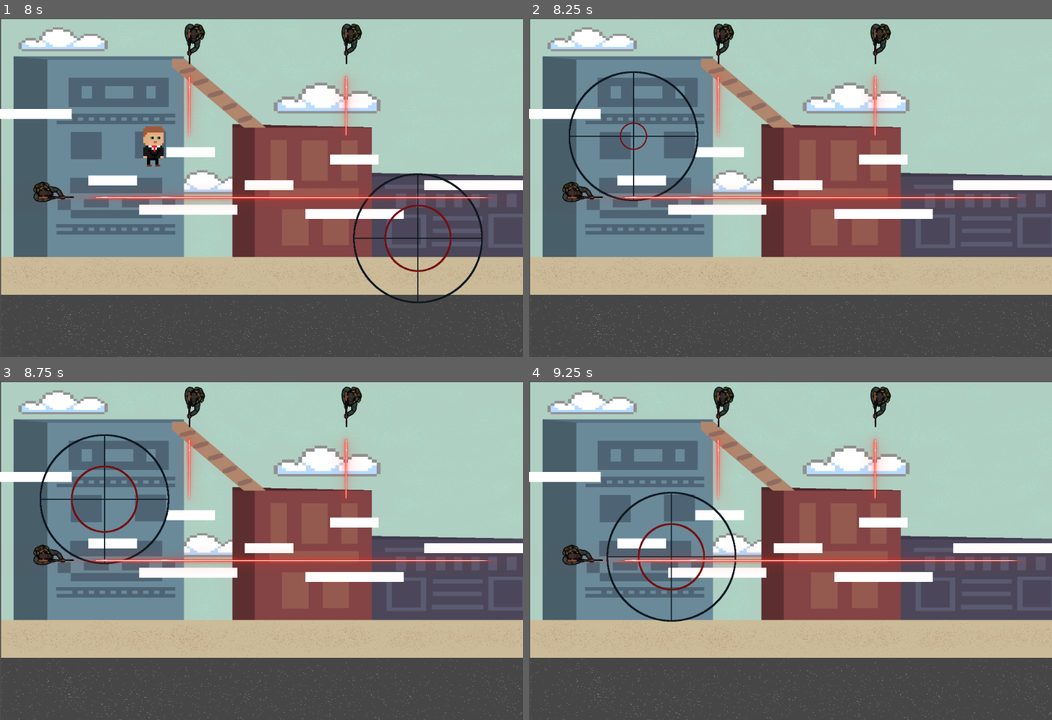
Above: before the commit, frames 1-4 (two rows, left to right).
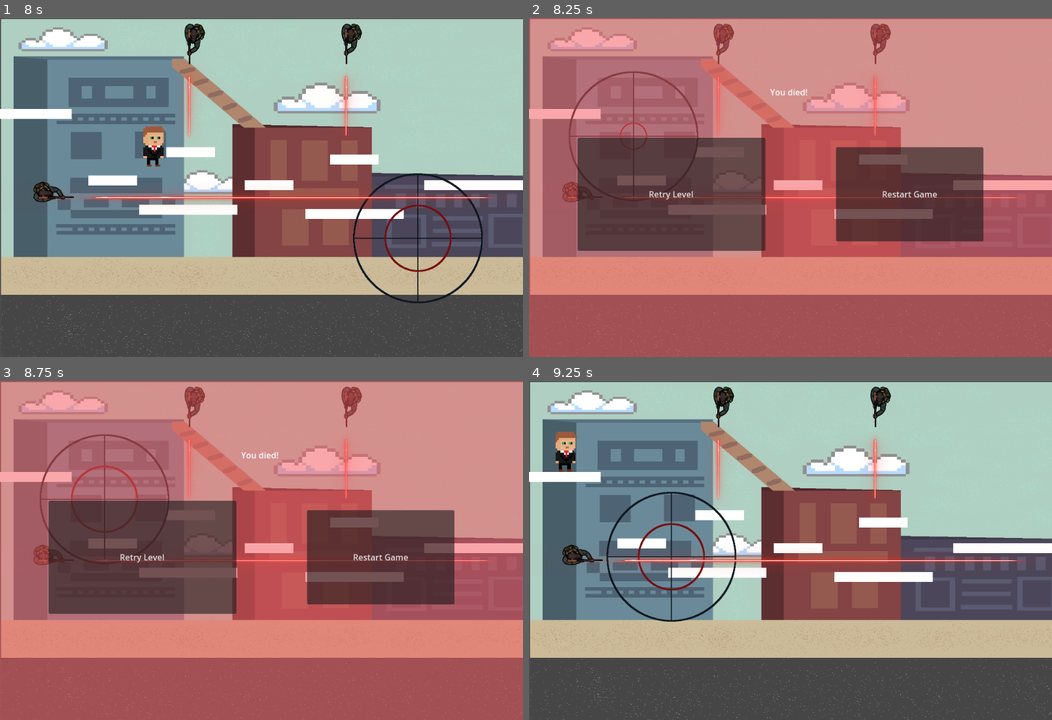
Above: after the commit, the same moments.

Repository: azsocha/Protect-the-VIP
Game: Godot game, scene res://testing.tscn
The game is run twice, just before and just after one commit, with the same random seed, the same clock (stepped at 60 frames per second) and the same inputs. The engine's default icon, where the game draws it, is replaced by a stand-in: a white triangle on a blue panel in a dark square.
Inputs (mouse positions are in pixels of both pictures, inside the frame that each line leads up to):
- Up to frame 1 (8 s): tap Enter at 0.5 s; move the mouse to (235, 255) at 0.52 s; hold Right (move_right) 0.53-2.03 s; click (235, 255) at 0.6 s; tap Space (jump) at 0.77, 1.52, 3.02, 3.77, 4.25, 4.52, 6.02, 6.77, 7.52 s; move the mouse to (418, 238) at 1.27 s; click (418, 238) at 1.35 s; move the mouse to (104, 136) at 2.02 s; hold A (move_left) 2.03-4.28 s; click (104, 136) at 2.1 s; move the mouse to (287, 187) at 2.77 s; click (287, 187) at 2.85 s; move the mouse to (183, 102) at 3.52 s; click (183, 102) at 3.6 s; move the mouse to (376, 170) at 4.27 s; hold Right (move_right) from 4.28 s (still down); click (376, 170) at 4.35 s; move the mouse to (156, 204) at 5.02 s; click (156, 204) at 5.1 s; move the mouse to (313, 112) at 5.77 s; click (313, 112) at 5.85 s; move the mouse to (235, 255) at 6.52 s; click (235, 255) at 6.6 s; move the mouse to (418, 238) at 7.27 s; click (418, 238) at 7.35 s
- Up to frame 2 (8.25 s): move the mouse to (633, 136) at 8.02 s; release Right (move_right) at 8.03 s; hold A (move_left) from 8.03 s (still down); click (633, 136) at 8.1 s
- Up to frame 3 (8.75 s): keep holding A (move_left)
- Up to frame 4 (9.25 s): release A (move_left) at 8.75 s; click (670, 557) at 8.75 s, where only the run after the commit has a clickable "Retry Level"

Frame 1 is identical in both runs. In frame 2, 100% of the frame differs, in the area x 0-100%, y 0-100%; in frame 3, 100%; in frame 4, 0.4%.

Commit message:
death screen fix

Diff:
--- a/team-3-final-project/Level2.tscn
+++ b/team-3-final-project/Level2.tscn
@@ -85,10 +85,6 @@
 position = Vector2(19.8366, -17.1232)
 
 [node name="dead" parent="." instance=ExtResource("5_mts6p")]
-offset_left = 1111.0
-offset_top = -1.0
-offset_right = 1111.0
-offset_bottom = -1.0
 
 [node name="Node2D" parent="." instance=ExtResource("6_lappd")]
 position = Vector2(1011, -29)
